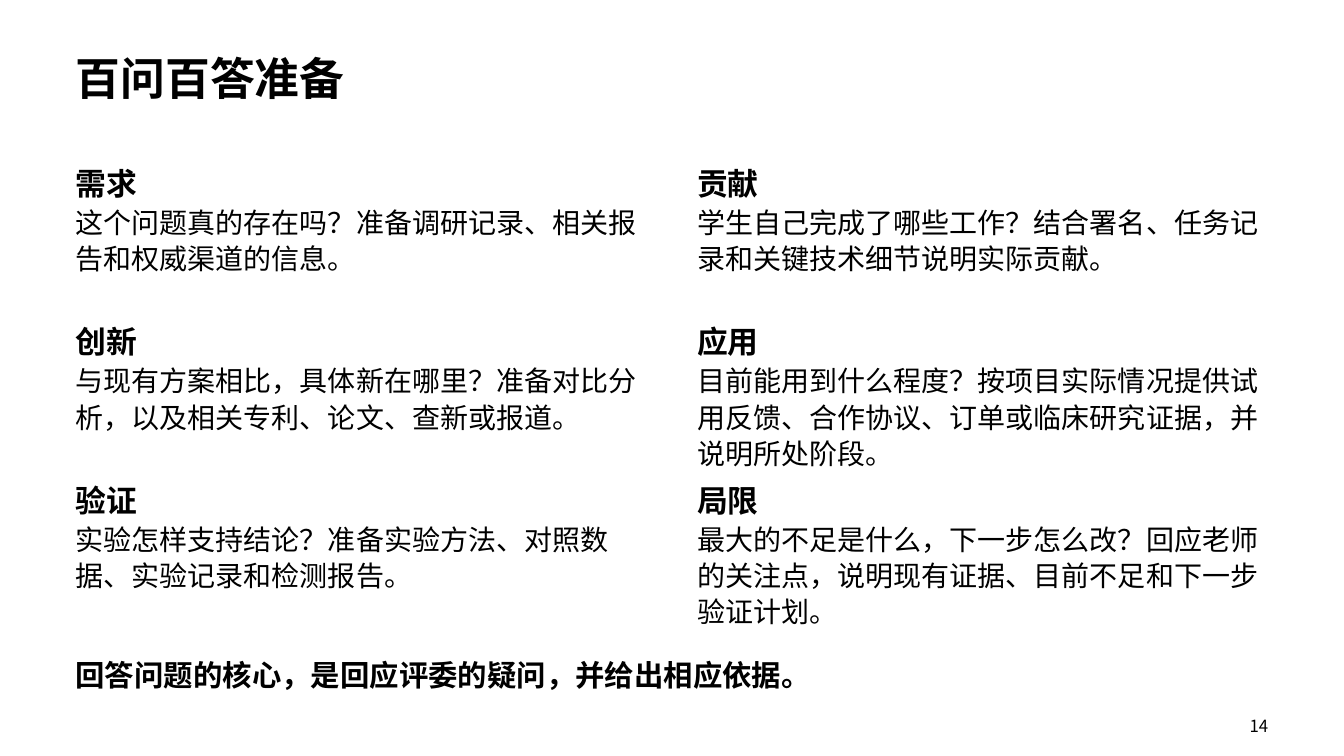
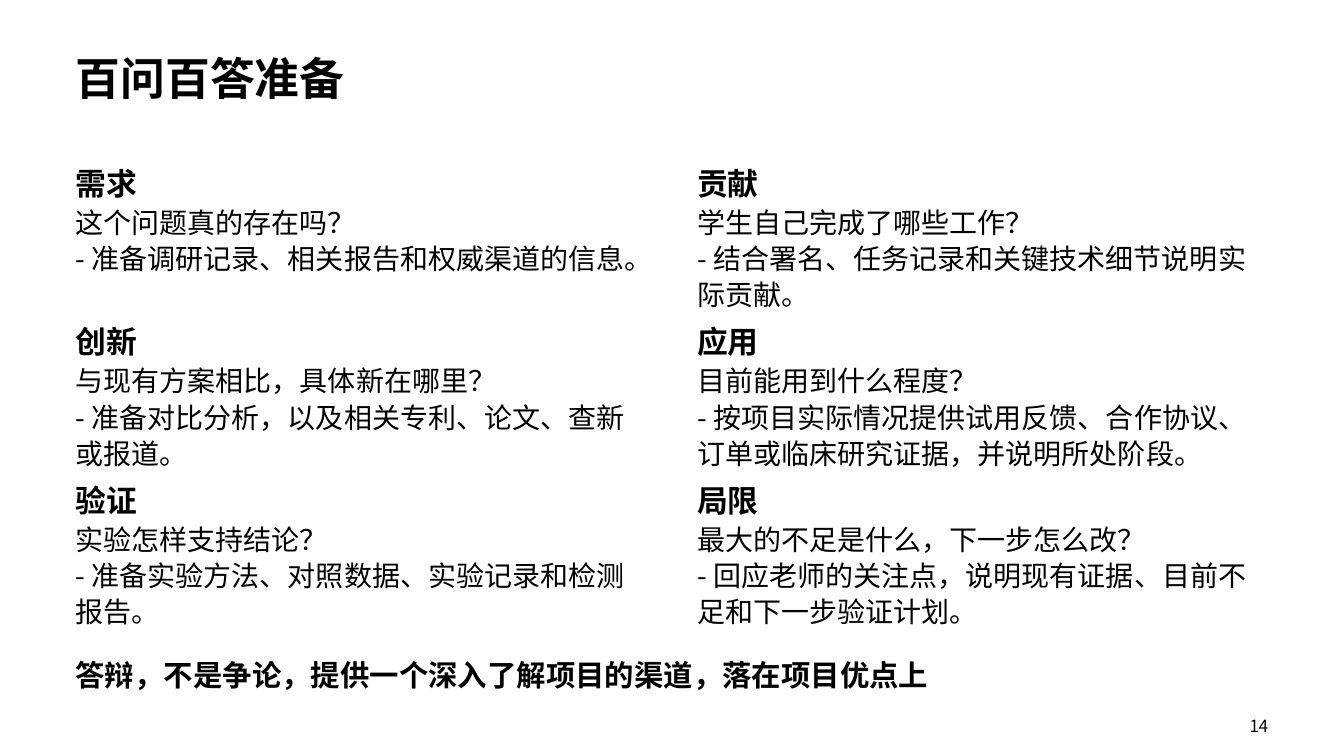
Before and after one commit to uuoov/challenge-cup-sharing, a slide deck: slide 14 of challenge-cup-sharing.pptx. Drawn at 1344x756 pixels with LibreOffice and Linux fonts; fonts in the diff are those of the drawing. Boxes give left, top, right and bottom in pixels: in the first picture for what was removed or moved away, otherwise in the second. Text is boxed around its words. In the diff, an @@ line names an element or a change of style, - is before the commit and + after.

```diff
--- a/challenge-cup-sharing.pptx
+++ b/challenge-cup-sharing.pptx
@@ text at bbox=[76, 209, 653, 272]: text changed @@
-这个问题真的存在吗？准备调研记录、相关报告和权威渠道的信息。
+这个问题真的存在吗？
+- 准备调研记录、相关报告和权威渠道的信息。
@@ text at bbox=[697, 209, 1246, 308]: text changed @@
-学生自己完成了哪些工作？结合署名、任务记录和关键技术细节说明实际贡献。
+学生自己完成了哪些工作？
+- 结合署名、任务记录和关键技术细节说明实际贡献。
@@ text at bbox=[76, 367, 625, 467]: text changed @@
-与现有方案相比，具体新在哪里？准备对比分析，以及相关专利、论文、查新或报道。
+与现有方案相比，具体新在哪里？
+- 准备对比分析，以及相关专利、论文、查新或报道。
@@ text at bbox=[697, 367, 1246, 467]: text changed @@
-目前能用到什么程度？按项目实际情况提供试用反馈、合作协议、订单或临床研究证据，并说明所处阶段。
+目前能用到什么程度？
+- 按项目实际情况提供试用反馈、合作协议、订单或临床研究证据，并说明所处阶段。
@@ text at bbox=[76, 526, 625, 625]: text changed @@
-实验怎样支持结论？准备实验方法、对照数据、实验记录和检测报告。
+实验怎样支持结论？
+- 准备实验方法、对照数据、实验记录和检测报告。
@@ text at bbox=[697, 526, 1246, 625]: text changed @@
-最大的不足是什么，下一步怎么改？回应老师的关注点，说明现有证据、目前不足和下一步验证计划。
+最大的不足是什么，下一步怎么改？
+- 回应老师的关注点，说明现有证据、目前不足和下一步验证计划。
@@ text at bbox=[76, 661, 929, 690]: text changed @@
-回答问题的核心，是回应评委的疑问，并给出相应依据。
+答辩，不是争论，提供一个深入了解项目的渠道，落在项目优点上
```
Also in this commit, not shown: 8 other slides changed, 1 slide added, 1 other file.
